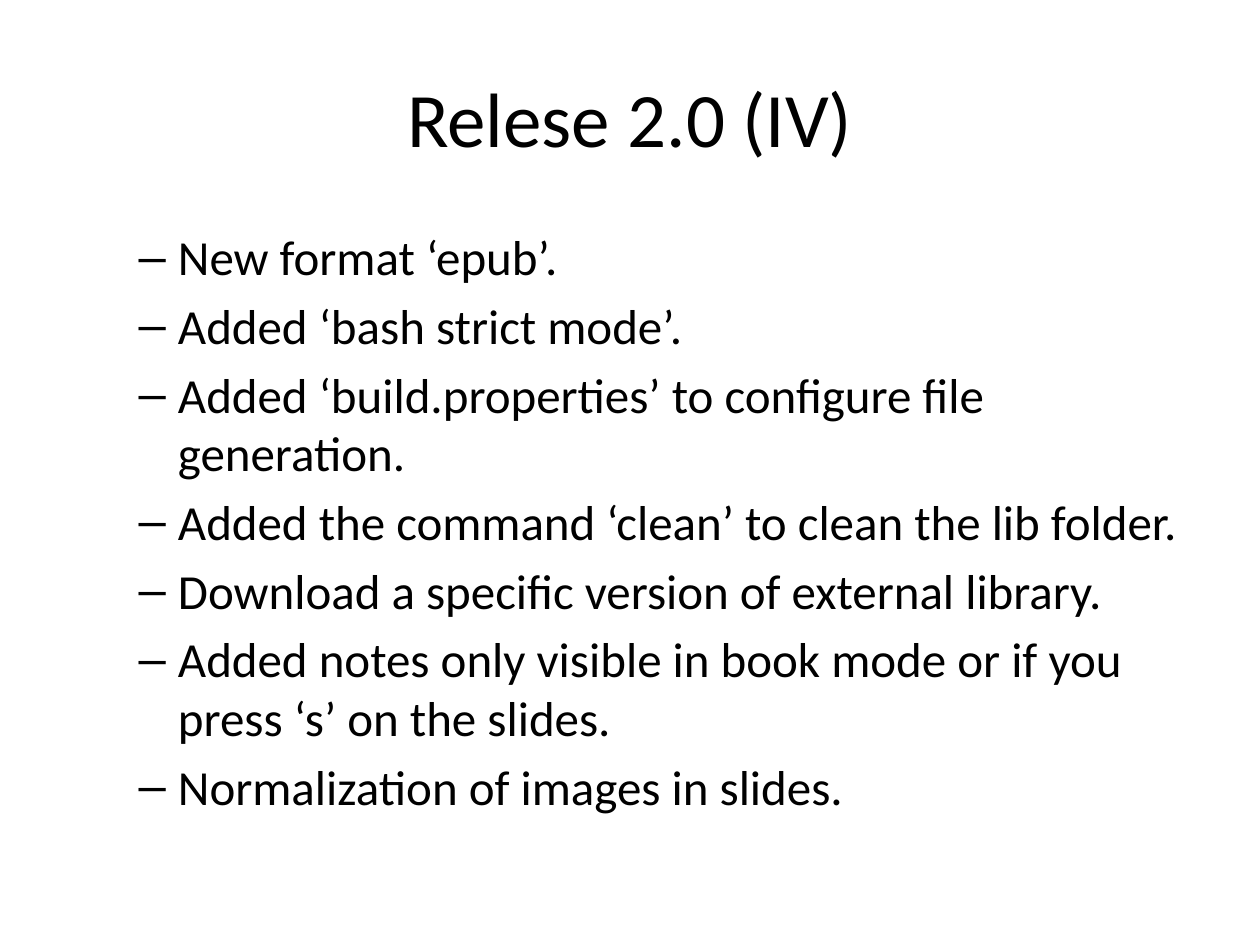
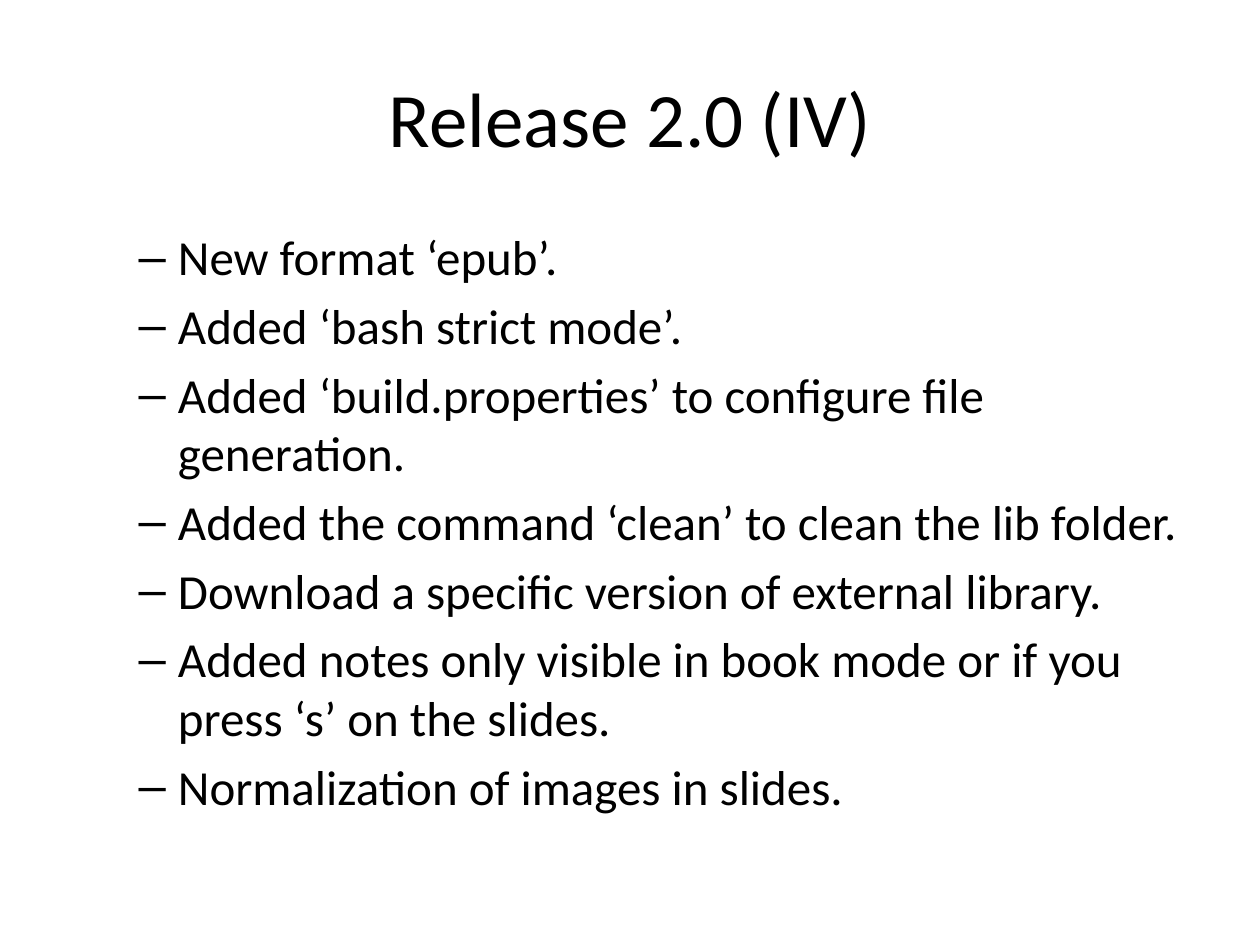
Before and after one commit to asanzdiego/markdownslides, a slide deck: slide 40 of doc/export/readme-slides-plus.pptx. Drawn at 1260x945 pixels with LibreOffice and Linux fonts; fonts in the diff are those of the drawing. Boxes give left, top, right and bottom in pixels: in the first picture for what was removed or moved away, otherwise in the second. Text is boxed around its words. In the diff, an @@ line names an element or a change of style, - is before the commit and + after.

```diff
--- a/doc/export/readme-slides-plus.pptx
+++ b/doc/export/readme-slides-plus.pptx
@@ title at <box>389,91,871,158</box>: text changed @@
-Relese 2.0 (IV)
+Release 2.0 (IV)
```
Also in this commit, not shown: 11 other slides changed, 24 other files.
